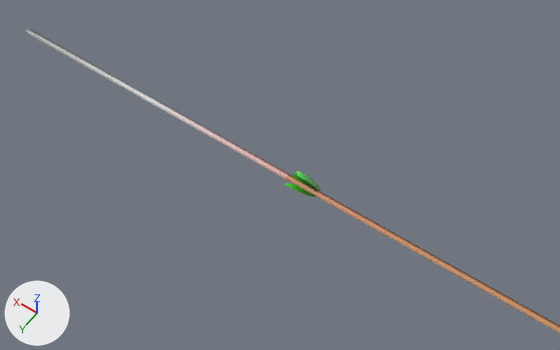
What one commit did to the FBX model Main_Game/Assets/ArtAssets/Chloe/Models/SM_Arrow.fbx.
One viewpoint serves both versions: a camera (50 mm lens) standing at (-0.1199, 0.1102, 0.1727) and looking at (-0.0427, 0.0021, 0.0029). Lighting does not change. The marker at lower left points along +X, +Y and +Z. Where no turn or scale is listed for an object, it has been applied to the vertices.

The first picture shows 'fletching', 'nock', 'shaft'.
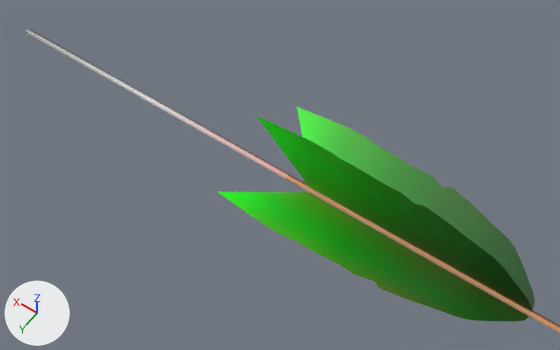
Commit message: Chloe - updated arrow

Where the change shows, as pixel boxes (x1, y1, x2, y2) in the pictures (560 x 350 px; the box of a moved part takes in the faces that stretch with it):
'fletching', reshaped, moved, rescaled (789% wider, 704% taller): before (286, 171, 321, 197); after (216, 106, 535, 322)
part 1 of me_mesh_002, moved or reshaped: before (297, 171, 321, 192); after (296, 106, 535, 310)
part 2 of me_mesh_002, moved or reshaped: before (286, 184, 317, 197); after (216, 191, 529, 322)
part 3 of me_mesh_002, moved or reshaped: before (292, 173, 318, 192); after (255, 115, 532, 312)

The change, as a list of edits to the scene's bpy script:
```text
Change me_mesh_002:
    where me_mesh_002.from_pydata(...)  # 216 vertices, 306 faces; spans x -0.477..0.477, y -0.384..0.244, z -0.253..0.059
    used by ob_fletching; parent = ob_arrow; location = (-4.958, 0.122, 0.0687); rotation_euler = (1.585, 0.0, 0.0), in degrees (91, 0, 0)
    me_mesh_002 part 1: the loose piece of 72 vertices spanning x -0.477..0.477, y 0.022..0.244, z -0.012..0.059 is moved by (0.0, -0.021, -0.06)
    me_mesh_002 part 2: the loose piece of 72 vertices spanning x -0.477..0.477, y -0.384..-0.161, z -0.026..0.046 is moved by (0.0, 0.146, -0.031)
    me_mesh_002 part 3: the loose piece of 72 vertices spanning x -0.477..0.477, y -0.08..-0.068, z -0.253..-0.02 is moved by (0.0, 0.061, 0.017)
Change ob_fletching:
    ob_fletching.location: (-4.958, 0.122, 0.0687) -> (-7.53, 0.122, 0.0687)
    ob_fletching.scale: (1.0, 1.0, 1.0) -> (8.77, 8.77, 8.77)
```
